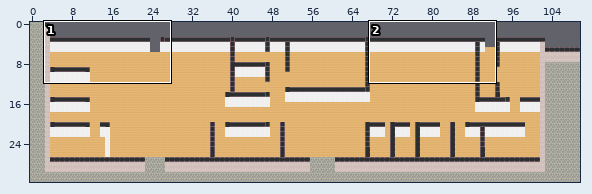
An edit to a level. Tiled map (JSON), map.tmj. Above: a wide view before the commit, with the close-up outlined.
Close-up. As it was:
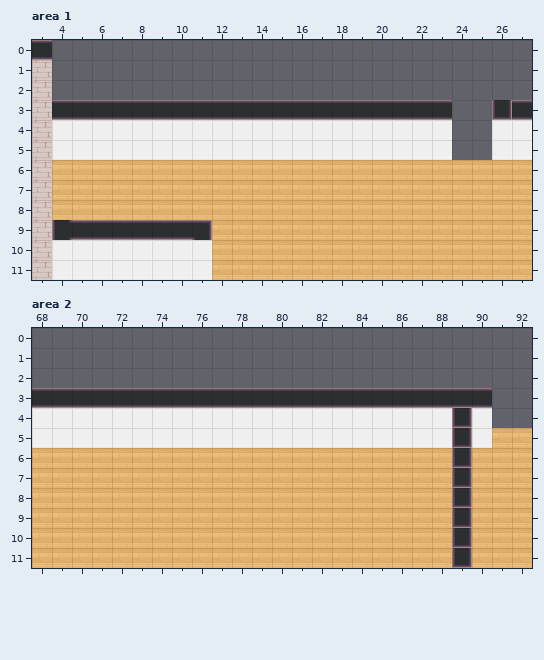
Cells are 32x32 px. Shown: area 1 x 3..27, y 0..11; area 2 x 68..92, y 0..11. The commit also changed other parts of the map, which this record leaves out.
New version:
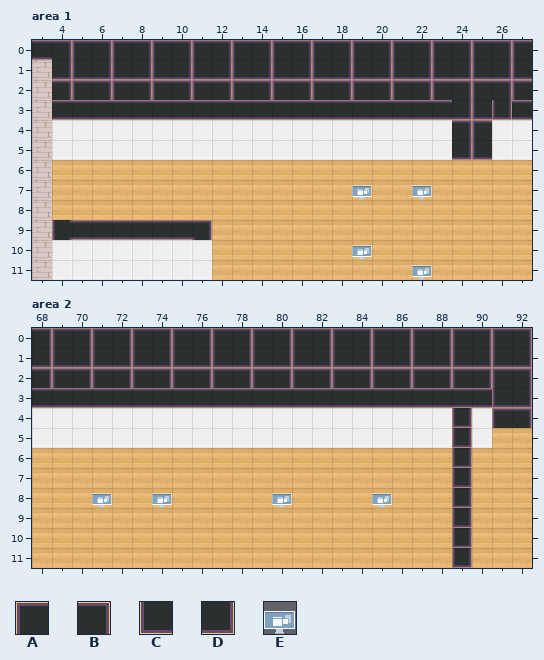
Key: from "Chunk 1": A 5, B 6, C 7, D 8, E 37.
_ is an empty cell, . an unchanged one.
Difference:
--- layer "floor/floor1", area 1
@@ x 4..27 @@
- 0 ________________________
- 1 ________________________
- 2 ________________________
- 3 ....................__..
- 4 ....................__..
- 5 ....................__..
+ 0 BABABABABABABABABABABABA
+ 1 DCDCDCDCDCDCDCDCDCDCDCDC
+ 2 BABABABABABABABABABABABA
+ 3 ....................DC..
+ 4 ....................BA..
+ 5 ....................DC..
--- layer "furniture/furniture1", area 1
@@ x 19..22 @@
- 7 _.._
+ 7 E..E
@@ x 19..22 @@
-10 _...
-11 ..._
+10 E...
+11 ...E
--- layer "floor/floor1", area 2
@@ x 68..92 @@
- 0 _________________________
- 1 _________________________
- 2 _________________________
- 3 .......................__
- 4 .......................__
+ 0 BABABABABABABABABABABABAB
+ 1 DCDCDCDCDCDCDCDCDCDCDCDCD
+ 2 BABABABABABABABABABABABAB
+ 3 .......................CD
+ 4 .......................AB
--- layer "furniture/furniture1", area 2
@@ x 71..85 @@
- 8 _.._....._...._
+ 8 E..E.....E....E
